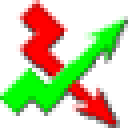
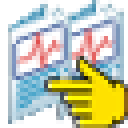
Layers edited between the first and the second 128 × 128 image:
added layer "Layer 3" above "Layer 2" over left=44, top=56, right=128, bottom=128
showed "Layer 2" over left=8, top=0, right=124, bottom=124
hid "Layer 1" over left=0, top=0, right=128, bottom=128
